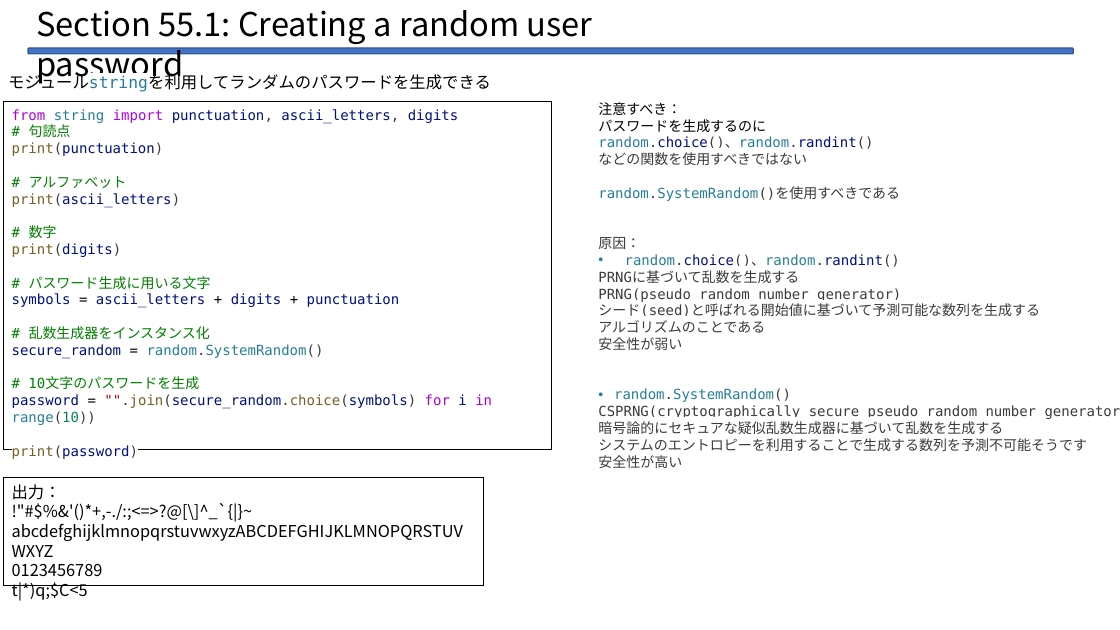
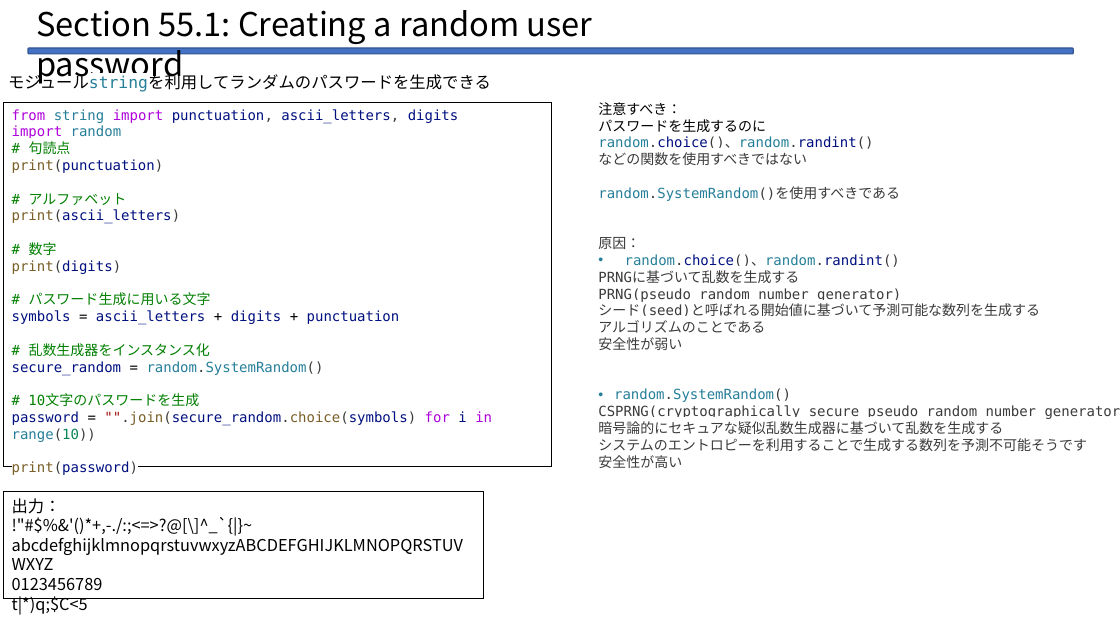
Before and after one commit to Legolas9999/zemi, a slide deck: slide 14 of lcj_zemi_python.pptx. Drawn at 1120x630 pixels with LibreOffice and Linux fonts; fonts in the diff are those of the drawing. Boxes give left, top, right and bottom in pixels: in the first picture for what was removed or moved away, otherwise in the second. Text is boxed around its words. In the diff, an @@ line names an element or a change of style, - is before the commit and + after.

```diff
--- a/lcj_zemi_python.pptx
+++ b/lcj_zemi_python.pptx
@@ rectangle "from string import punctuation, ascii_letters, ...": place and size @@
-rectangle "from string import punctuation, ascii_letters, ..." at box(3, 102, 551, 450)
+rectangle "from string import punctuation, ascii_letters, ..." at box(3, 102, 551, 466)
@@ text in rectangle at box(12, 125, 122, 138): paragraph added @@
+import random
@@ rectangle "出力：": place and size @@
-rectangle "出力：" at box(3, 478, 483, 586)
+rectangle "出力：" at box(3, 492, 483, 599)
```
Also in this commit, not shown: 1 other file.
